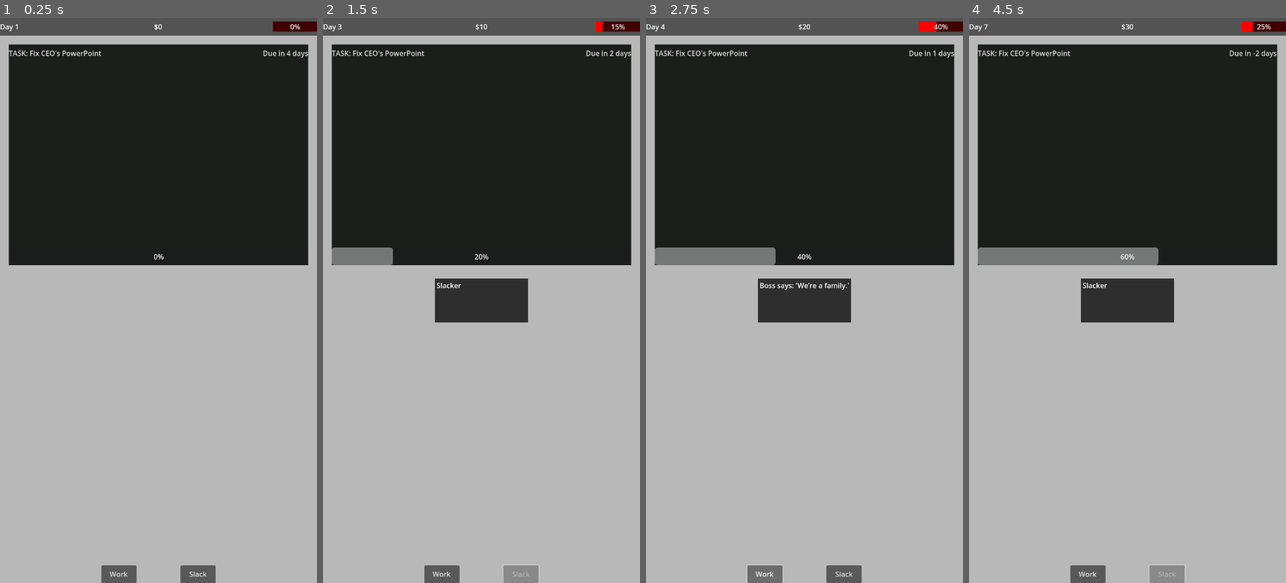
Above: before the commit, frames 1-4 (left to right).
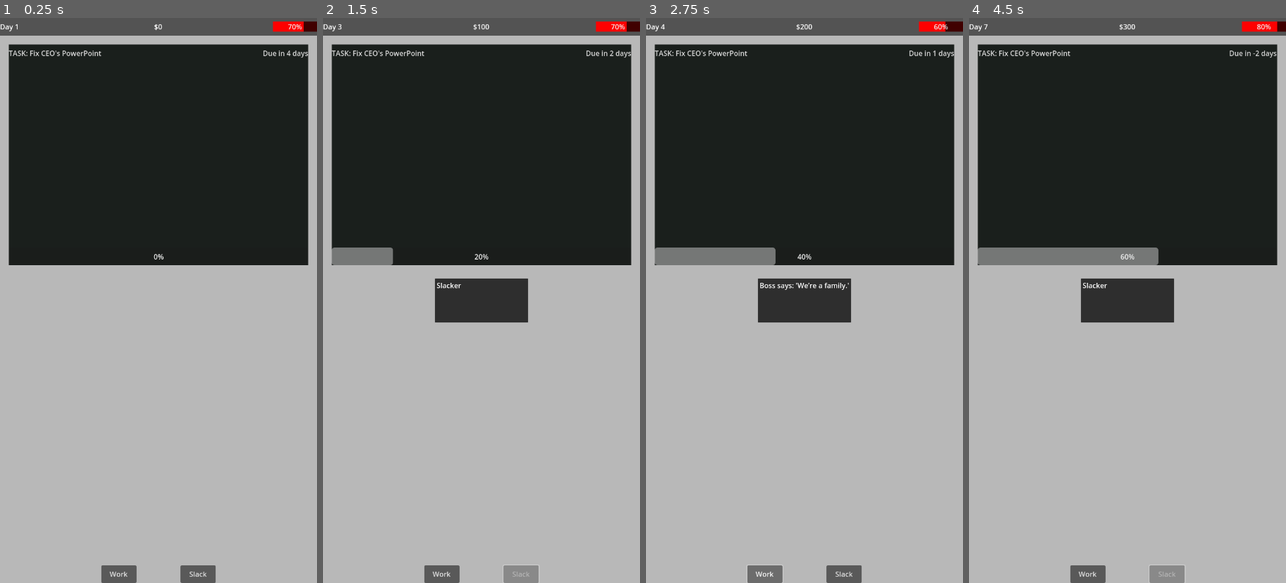
Above: after the commit, the same moments.

Repository: lmchoi/alt-f-this
Game: Godot game, scene res://scenes/game_ui.tscn
Same seed, same stepped clock (60 frames per second), same inputs: the game is played once before the commit and once after it.
Inputs:
- Up to frame 1 (0.25 s): no input
- Up to frame 2 (1.5 s): click "Work" at 0.5 s; click "Slack" at 1.25 s
- Up to frame 3 (2.75 s): click "Work" at 2 s
- Up to frame 4 (4.5 s): click "Slack" at 2.75 s; click "Work" at 3.5 s; click "Slack" at 4.25 s

The runs differ from the first frame. In frame 1, 0.2% of the frame differs, in the area x 86-96%, y 0-3%; in frame 2, 0.2%; in frame 3, less than 0.1%; in frame 4, 0.2%.

Commit message:
Change chaos to ducks

Diff:
--- a/autoloads/game_manager.gd
+++ b/autoloads/game_manager.gd
@@ -1,7 +1,7 @@
 extends Node
 signal next_day(nth)
 signal money_changed(amount)
-signal chaos_changed(amount)
+signal ducks_changed(amount)
 signal event_occurred(event_data)
 
 var day := 1:
@@ -14,15 +14,15 @@
 		money = value
 		money_changed.emit(money)
 
-var chaos := 0:
+var ducks := 7:
 	set(value):
-		chaos = value
-		chaos_changed.emit(chaos)
+		ducks = value
+		ducks_changed.emit(ducks)
 
 const WORK_EVENTS := [
-	{"text": "Boss says: 'We’re a family.'", "chaos": +20, "money": 0},
-	{"text": "Free pizza! (It's vegan.)", "chaos": -5, "money": 0},
-	{"text": "Legacy code explodes. Debug for 3 hours.", "chaos": +25, "money": -50}
+	{"text": "Boss says: 'We’re a family.'", "ducks": -1, "money": 0},
+	{"text": "Free pizza! (It's vegan.)", "ducks": 1, "money": 0},
+	{"text": "Legacy code explodes. Debug for 3 hours.", "ducks": 0, "money": -50}
 ]
 
 var current_task = Task.new()
@@ -34,16 +34,15 @@
 # update player state
 # emit outcome
 
-	money += 10
-	chaos += 5
+	money += 100
 	current_task.do_work()
 
-	var event_result := {"text": "", "money": 0, "chaos": 0}
+	var event_result := {"text": "", "money": 0, "ducks": 0}
 
 	if randf() <= 0.3:  # 30% chance for event
 		event_result = WORK_EVENTS[randi() % WORK_EVENTS.size()]
 		money += event_result.money
-		chaos += event_result.chaos
+		ducks += event_result.ducks
 
 	event_occurred.emit(event_result)
 #	// do this at the end
@@ -53,8 +52,8 @@
 
 
 func slack_off():
-	chaos -= 10
+	ducks += 1
 	day += 1
 
-	var event_result := {"text": "Slacker", "money": 0, "chaos": 0}
+	var event_result := {"text": "Slacker", "money": 0, "ducks": 0}
 	event_occurred.emit(event_result)
--- a/scenes/game_ui.gd
+++ b/scenes/game_ui.gd
@@ -4,7 +4,7 @@
 @onready var work_button := $"%WorkButton" as ActionButton
 @onready var slack_button := $"%SlackButton" as ActionButton
 @onready var money_label := $"%MoneyLabel" as MoneyLabel
-@onready var chaos_bar := $"%ChaosBar"
+@onready var ducks_bar := $"%DucksBar"
 
 @onready var deadline_label := $"%DeadlineLabel"
 @onready var progress_bar := $"%ProgressBar"
@@ -13,7 +13,7 @@
 	work_button.pressed.connect(_on_work_button_pressed)
 	slack_button.pressed.connect(_on_slack_button_pressed)
 	GameManager.money_changed.connect(money_label.update_amount)
-	GameManager.chaos_changed.connect(_update_chaos_level)
+	GameManager.ducks_changed.connect(_update_ducks_level)
 	GameManager.event_occurred.connect(_on_event_occurred)
 	GameManager.next_day.connect(_on_next_day)
 	GameManager.current_task.work_completed.connect(_on_event_occurred)
@@ -26,8 +26,8 @@
 func _on_slack_button_pressed():
 	GameManager.slack_off()
 
-func _update_chaos_level(new_amount: int):
-	chaos_bar.value = new_amount
+func _update_ducks_level(new_amount: int):
+	ducks_bar.value = new_amount
 
 func _on_event_occurred(event: Dictionary):
 	if event.text != "":
--- a/scenes/game_ui.tscn
+++ b/scenes/game_ui.tscn
@@ -51,7 +51,7 @@
 script = ExtResource("2_u001w")
 metadata/_custom_type_script = "uid://di3ejf3ytuwkn"
 
-[node name="ChaosBar" type="ProgressBar" parent="VBoxContainer/StatusBar"]
+[node name="DucksBar" type="ProgressBar" parent="VBoxContainer/StatusBar"]
 unique_name_in_owner = true
 custom_minimum_size = Vector2(100, 0)
 layout_mode = 2
@@ -59,6 +59,8 @@
 size_flags_vertical = 4
 theme_override_styles/background = SubResource("StyleBoxFlat_rns2u")
 theme_override_styles/fill = SubResource("StyleBoxFlat_u001w")
+max_value = 10.0
+value = 7.0
 
 [node name="MarginContainer" type="MarginContainer" parent="VBoxContainer"]
 layout_mode = 2
